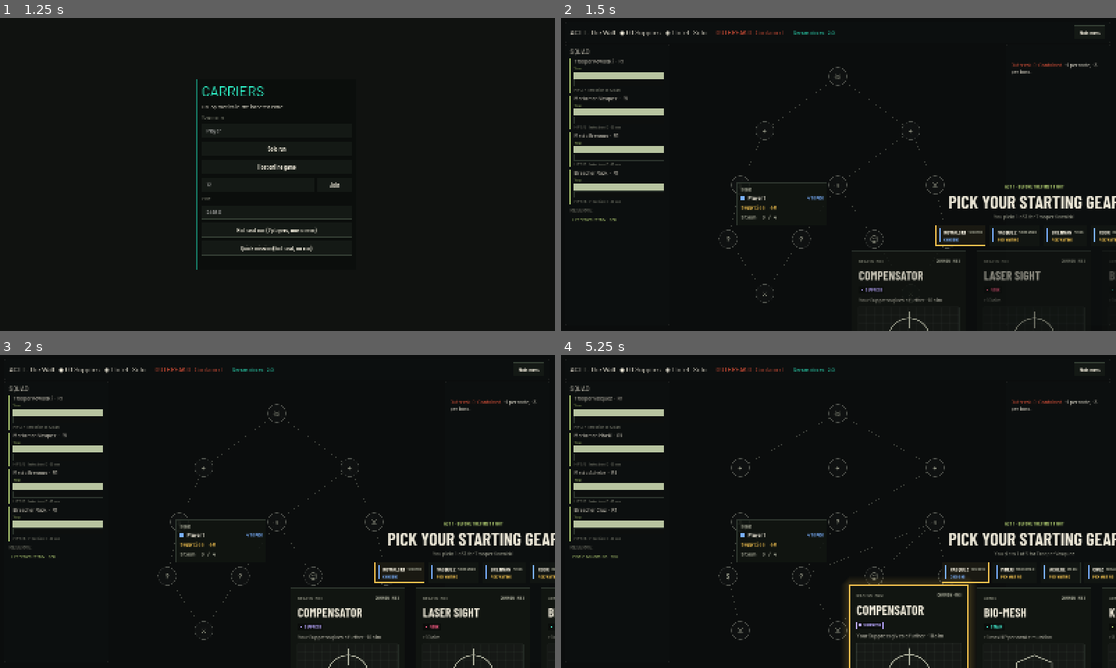
Above: before the commit, frames 1-4 (two rows, left to right).
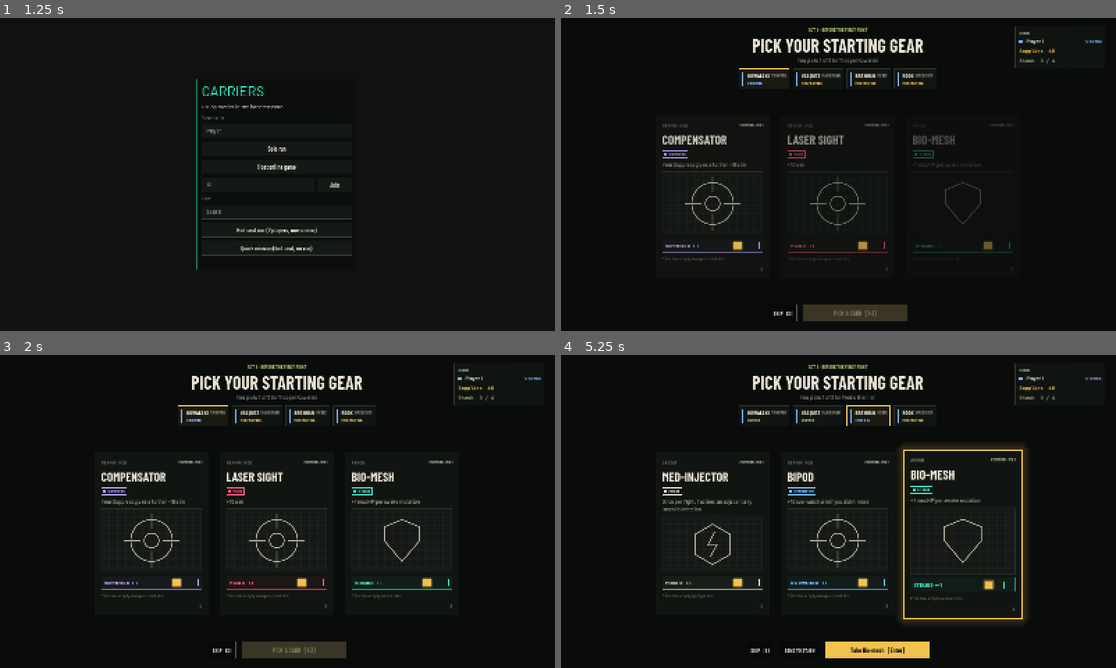
Above: after the commit, the same moments.

Repository: HarveyC/Quarantine
Game: Godot game, scene res://scenes/app.tscn
The game is run twice, just before and just after one commit, with the same random seed, the same clock (stepped at 60 frames per second) and the same inputs.
Inputs (mouse positions are in pixels of both pictures, inside the frame that each line leads up to):
- Up to frame 1 (1.25 s): click (255, 183) at 0.52 s; type "12" at 0.6 s
- Up to frame 2 (1.5 s): click "Solo run" at 1.25 s
- Up to frame 3 (2 s): no input
- Up to frame 4 (5.25 s): click (783, 649) at 2 s, where only the run after the commit has a clickable "SKIP [S]"; click (783, 649) at 2.75 s, where only the run after the commit has a clickable "SKIP [S]"; click "Main menu" at 3.5 s; click "Solo run" (after the commit: "Main menu") at 4.25 s; tap Enter at 5 s; move the mouse to (960, 495) at 5.02 s; hold D from 5.03 s (still down); tap 1 at 5.1 s; click (960, 495) at 5.17 s

Frame 1 is identical in both runs. In frame 2, 11% of the frame differs, in the area x 1-100%, y 2-100%; in frame 3, 12%; in frame 4, 14%.

Commit message:
Merge main (gear) and fit the run view to module screens
- Module screens (reward, node, loadout) fill the screen over a dark backdrop
- Loadout button on the map
- RunAutoplay: default reward/node choices for autoplay, the net playtest and tests,
  since the starting kit now opens a REWARD step before the first fight

Co-Authored-By: Claude Opus 5.5 (1M context) <noreply@anthropic.com>
Claude-Session: https://claude.ai/code/session_01BhVrpW6n88QTGYoxbgnn91

Diff:
--- /dev/null
+++ b/run/run_autoplay.gd
@@ -0,0 +1,47 @@
+class_name RunAutoplay
+extends RefCounted
+## Default choices that move a run past a node or reward screen: used by headless autoplay, the
+## net playtest and tests. Modules can supply their own with `autoplay_actions(run) -> Array`.
+
+
+static func actions(run: RunState) -> Array:
+	match run.phase:
+		RunState.Phase.NODE:
+			return RunHooks.call_static("NodeRules", "autoplay_actions", [run], [])
+		RunState.Phase.REWARD:
+			if RunHooks.has("GearRun", "autoplay_actions"):
+				return RunHooks.call_static("GearRun", "autoplay_actions", [run], [])
+			return _gear_defaults(run)
+	return []
+
+
+## Takes each soldier's first card (or skips it), and votes for the first Doctrine.
+static func _gear_defaults(run: RunState) -> Array:
+	var out: Array = []
+	for sid in run.gear.get("offers", {}).keys():
+		var r := run.get_soldier(sid)
+		if r.is_empty():
+			continue
+		var pick := {"type": "gear_pick", "player": run.controller_of(r), "soldier": sid, "card": 0}
+		if RunRules.validate(run, pick) != "":
+			pick.card = -1
+		out.append(pick)
+	var vote: Dictionary = run.gear.get("doctrine_vote", {})
+	if not vote.is_empty() and not vote.get("options", []).is_empty():
+		for p in run.present_players():
+			out.append({"type": "gear_doctrine", "player": p, "doctrine": vote.options[0]})
+	return out
+
+
+## Applies default actions until the run leaves NODE / REWARD (or nothing more is legal).
+static func settle(run: RunState, submit: Callable) -> void:
+	for guard in 60:
+		if run.phase != RunState.Phase.NODE and run.phase != RunState.Phase.REWARD:
+			return
+		var acted := false
+		for a in actions(run):
+			if RunRules.validate(run, a) == "":
+				submit.call(a)
+				acted = true
+		if not acted:
+			return
--- a/tests/test_run_session.gd
+++ b/tests/test_run_session.gd
@@ -13,6 +13,7 @@
 	var started := []
 	l.match_started.connect(func(s: GameState) -> void: started.append(s))
 	l.start_run(1, 31)
+	RunAutoplay.settle(l.run, l.submit_run)
 	assert_eq(l.local_players(), [0] as Array[int], "solo player is local")
 	var node: int = l.run.reachable_nodes()[0]
 	l.submit_run({"type": RunRules.VOTE, "player": 0, "node": node})
@@ -31,6 +32,7 @@
 func test_resume_mid_fight_restores_the_mission() -> void:
 	var l := _local()
 	l.start_run(1, 32)
+	RunAutoplay.settle(l.run, l.submit_run)
 	l.submit_run({"type": RunRules.VOTE, "player": 0, "node": l.run.reachable_nodes()[0]})
 	Rules.start_mission(l.state)
 	var text := l.run.save_string()
@@ -52,6 +54,7 @@
 	n.handle_hello(2, "Ana", "a")
 	n.start_run()
 	assert_true(n.in_match and n.run != null, "run started")
+	RunAutoplay.settle(n.run, func(a: Dictionary) -> void: RunRules.apply(n.run, a))
 	assert_eq(n.run.players.size(), 2, "two players")
 	var opt: int = n.run.reachable_nodes()[0]
 	assert_eq(n._check_request(2, {"type": NetSession.RUN, "action": {"type": RunRules.VOTE, "player": 0, "node": opt}}), "You can only act for yourself", "can't vote for the host")
--- a/ui/run/run_view.gd
+++ b/ui/run/run_view.gd
@@ -29,7 +29,11 @@
 var _info: RichTextLabel
 var _log: Label
 var _reveal_btn: Button
+var _loadout_btn: Button
+var _loadout: Control
 var _screen_holder: Control
+## Full-screen module screens (node, reward, loadout) go here, over a dark backdrop.
+var _full_holder: Control
 var _screen: Control
 var _screen_key := ""
 var _node_buttons := {}   # node id -> Button
@@ -84,6 +88,11 @@
 	_reveal_btn.focus_mode = Control.FOCUS_NONE
 	_reveal_btn.toggled.connect(func(on: bool) -> void: _reveal_mode = on)
 	row.add_child(_reveal_btn)
+	_loadout_btn = Button.new()
+	_loadout_btn.text = "Loadout"
+	_loadout_btn.focus_mode = Control.FOCUS_NONE
+	_loadout_btn.pressed.connect(_open_loadout)
+	row.add_child(_loadout_btn)
 	var menu := Button.new()
 	menu.text = "Main menu"
 	menu.focus_mode = Control.FOCUS_NONE
@@ -133,6 +142,11 @@
 	_screen_holder.set_anchors_and_offsets_preset(Control.PRESET_FULL_RECT)
 	_screen_holder.mouse_filter = Control.MOUSE_FILTER_IGNORE
 	add_child(_screen_holder)
+	_full_holder = ColorRect.new()
+	_full_holder.color = Color(0.02, 0.025, 0.025, 0.92)
+	_full_holder.set_anchors_and_offsets_preset(Control.PRESET_FULL_RECT)
+	_full_holder.visible = false
+	add_child(_full_holder)
 
 
 ## A dark see-through panel with amber corner marks (the approved UI look).
@@ -171,6 +185,9 @@
 		serum.append("%s%.1f" % ["" if p_count == 1 else "P%d " % (p + 1), run.serum.get(p, 0) / 2.0])
 	_serum.text = "Serum doses: " + "  ".join(serum)
 	_reveal_btn.visible = run.phase == RunState.Phase.MAP
+	_loadout_btn.visible = run.phase == RunState.Phase.MAP and RunHooks.has("GearRun", "loadout_screen")
+	if _loadout != null and run.phase != RunState.Phase.MAP:
+		_close_loadout()
 	_reveal_btn.disabled = run.intel < 1 or not run.map.any(func(n: Dictionary) -> bool: return n.hidden)
 	if _reveal_btn.disabled:
 		_reveal_btn.button_pressed = false
@@ -379,17 +396,46 @@
 	if _screen != null:
 		_screen.queue_free()
 		_screen = null
+	_full_holder.visible = _loadout != null
 	if key == "":
 		return
 	if key == "end":
 		_screen = _summary()
 	elif script is Script:
 		_screen = (script as Script).new()
+		_add_full(_screen)
 		if _screen.has_method("setup"):
 			_screen.setup(run, session)
+		return
 	else:
 		_screen = _waiting_panel("Waiting for the squad..." if run.phase == RunState.Phase.REWARD else RunMap.NAMES.get(RunMap.shown_type(run.current_node()), ""))
 	_screen_holder.add_child(_screen)
+
+
+func _add_full(c: Control) -> void:
+	_full_holder.add_child(c)
+	c.set_anchors_and_offsets_preset(Control.PRESET_FULL_RECT)
+	_full_holder.visible = true
+
+
+func _open_loadout() -> void:
+	if _loadout != null:
+		return
+	var script: Variant = RunHooks.call_static("GearRun", "loadout_screen", [])
+	if not script is Script:
+		return
+	_loadout = (script as Script).new()
+	if _loadout.has_signal("closed"):
+		_loadout.connect("closed", _close_loadout)
+	_add_full(_loadout)
+	_loadout.setup(run, session)
+
+
+func _close_loadout() -> void:
+	if _loadout != null:
+		_loadout.queue_free()
+		_loadout = null
+		_full_holder.visible = _screen != null and _screen.get_parent() == _full_holder
 
 
 func _waiting_panel(text: String) -> Control:
@@ -475,8 +521,7 @@
 				session.submit_run({"type": RunRules.VOTE, "player": p, "node": opts[0]})
 				return
 	elif run.phase == RunState.Phase.NODE or run.phase == RunState.Phase.REWARD:
-		var cls := "NodeRules" if run.phase == RunState.Phase.NODE else "GearRun"
-		for a in RunHooks.call_static(cls, "autoplay_actions", [run], []):
+		for a in RunAutoplay.actions(run):
 			if session.is_local(a.get("player", -1)) and RunRules.validate(run, a) == "":
 				session.submit_run(a)
 				return
Not shown, added: run/run_autoplay.gd.uid
